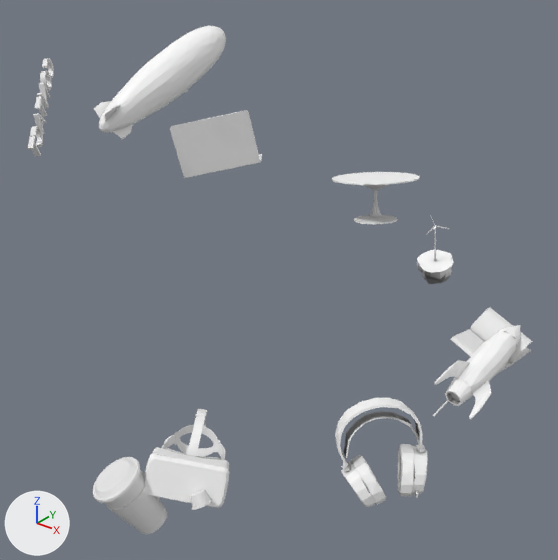
The glTF model public/scroll.glb: old version first, new version second.
One viewpoint serves both versions: a camera (50 mm lens) standing at (21.7, -26.2, 25.4) and looking at (0.6, 0.2, 9.1). Arrows for +X, +Y and +Z are at lower left; the lights stay in place. Where no turn or scale is listed for an object, it has been applied to the vertices. Vertices at the same position are counted once.

The first picture shows 'Book', 'Coffee', 'Contect', 'Headphones', 'Notebook', 'Rocket.003', 'Roundcube.001', 'Table', 'VR Headset', 'Zeppelin'.
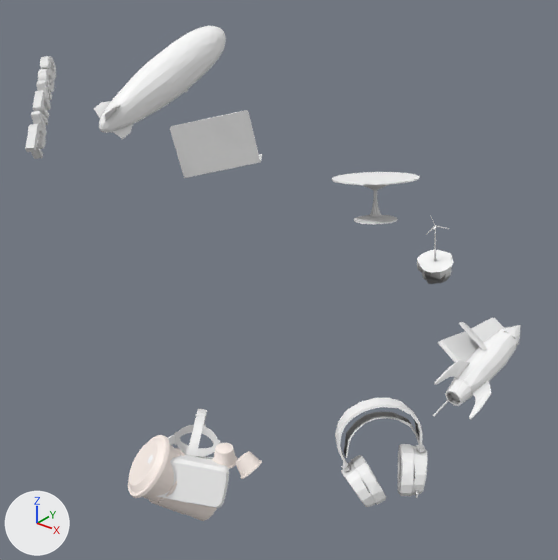
Where the newer file only moved an object's origin or applied its transform, the numbers keep the older frame.

Patch to the scene script:
```diff
--- a/public/scroll.glb.py
+++ b/public/scroll.glb.py
@@ mat_m_coffee @@
 mat_m_coffee = principled_material('M_Coffee')
-mat_m_coffee.base_color = (0.8, 0.8, 0.8)  # white #e7e7e7
+mat_m_coffee.base_color = (1.0, 0.899, 0.844)  # white #fff3ed
@@ me_cube_004 @@
 me_cube_004.from_pydata(...)  # 70 vertices, 88 faces; spans x -1.28..1.72, y -1.07..2.77, z -0.67..1.31
 # used by ob_book; location = (9.68, 3.99, 6.7)
+# me_cube_004 part 1: the whole mesh is multiplied about its middle by the matrix ((-0.489, -0.262, 0.532), (0.026, -0.974, -0.177), (0.549, -0.087, 0.755)), then moved by (-0.35, -0.74, 0.27)
 me_cube_004.materials.append(mat_m_book)
@@ me_cylinder_002 @@
 me_cylinder_002.from_pydata(...)  # 640 vertices, 1260 faces; spans x -6.0..4.0, y -6.0..1.0, z -47.0..119.0
 # used by ob_coffee; parent = ob_overallparent; location = (5.427, -30.33, -8.353); rotation_euler = (-0.287, 0.186, -0.0163), in degrees (-16, 11, -0.9); scale = (1.91, 1.91, -0.0832)
+# me_cylinder_002 part 2: the whole mesh is scaled about its middle by (2.28, 2.28, -0.109), then moved by (8.0, -26.0, -44.0)
 me_cylinder_002.materials.append(mat_m_coffee)
@@ me_text @@
 # used by ob_contect; location = (0.06, -0.35, 4.04)
-me_text.from_pydata(...)  # 658 vertices, 1296 faces; spans x -9.0..-5.44, y -8.18..-4.17, z 11.91..15.21
+me_text.from_pydata(...)  # 1316 vertices, 2592 faces; spans x -9.12..-5.33, y -8.3..-4.05, z 11.81..15.3
+# me_text part 3: a new loose piece of 196 vertices spanning x -6.69..-5.77, y -7.79..-6.75, z 12.11..13.17, in mat_m_contact (white #e7e7e7)
+# me_text part 4: a new loose piece of 196 vertices spanning x -9.12..-8.21, y -5.1..-4.05, z 14.24..15.3, in mat_m_contact (white #e7e7e7)
+# me_text part 5: a new loose piece of 192 vertices spanning x -8.64..-7.7, y -5.62..-4.58, z 13.84..14.88, in mat_m_contact (white #e7e7e7)
+# me_text part 6: a new loose piece of 22 vertices spanning x -7.24..-6.42, y -7.09..-6.09, z 12.45..13.57, in mat_m_contact (white #e7e7e7)
+# me_text part 7: a new loose piece of 20 vertices spanning x -8.13..-7.12, y -6.31..-5.1, z 13.24..14.52, in mat_m_contact (white #e7e7e7)
+# me_text part 8: a new loose piece of 16 vertices spanning x -6.13..-5.33, y -8.3..-7.31, z 11.81..12.91, in mat_m_contact (white #e7e7e7)
+# me_text part 9: a new loose piece of 16 vertices spanning x -7.48..-6.68, y -6.81..-5.83, z 12.99..14.09, in mat_m_contact (white #e7e7e7)
 me_text.materials.append(mat_m_contact)
@@ ob_coffee @@
 ob_coffee.parent = ob_overallparent
-ob_coffee.location = (5.427, -30.33, -8.353)
-ob_coffee.rotation_euler = (-0.287, 0.186, -0.0163)  # degrees (-16, 11, -0.9)
-ob_coffee.scale = (1.91, 1.91, -0.0832)
+ob_coffee.location = (0.0, 0.0, 0.0)
```

Pixel boxes [x1, y1, x2, y2] of what changed, in the pictures (558 x 560 px):
'Coffee', recoloured, moved, turned, rescaled
    before: [93, 457, 212, 534]
    after: [128, 435, 262, 521]
'Book', reshaped
    before: [450, 307, 532, 374]
    after: [438, 317, 519, 362]
'Contect', reshaped (19% wider)
    before: [28, 58, 54, 156]
    after: [25, 56, 56, 159]
part 3 of me_text, added
    after: [28, 124, 46, 149]
part 4 of me_text, added
    after: [40, 56, 56, 80]
part 5 of me_text, added
    after: [38, 69, 54, 92]
part 6 of me_text, added
    after: [31, 111, 48, 136]
part 7 of me_text, added
    after: [35, 80, 52, 110]
part 8 of me_text, added
    after: [25, 133, 43, 159]
part 9 of me_text, added
    after: [32, 94, 49, 119]
